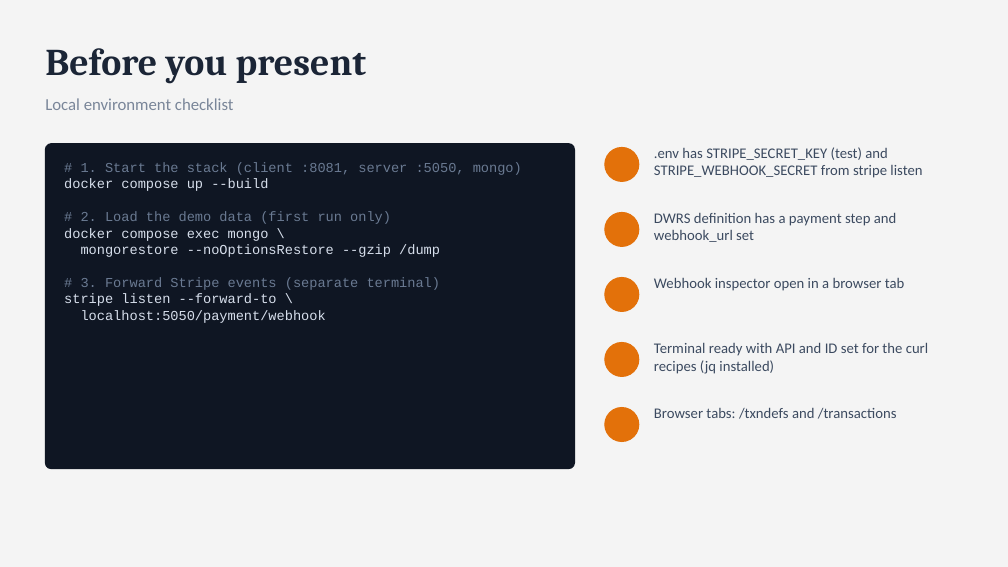
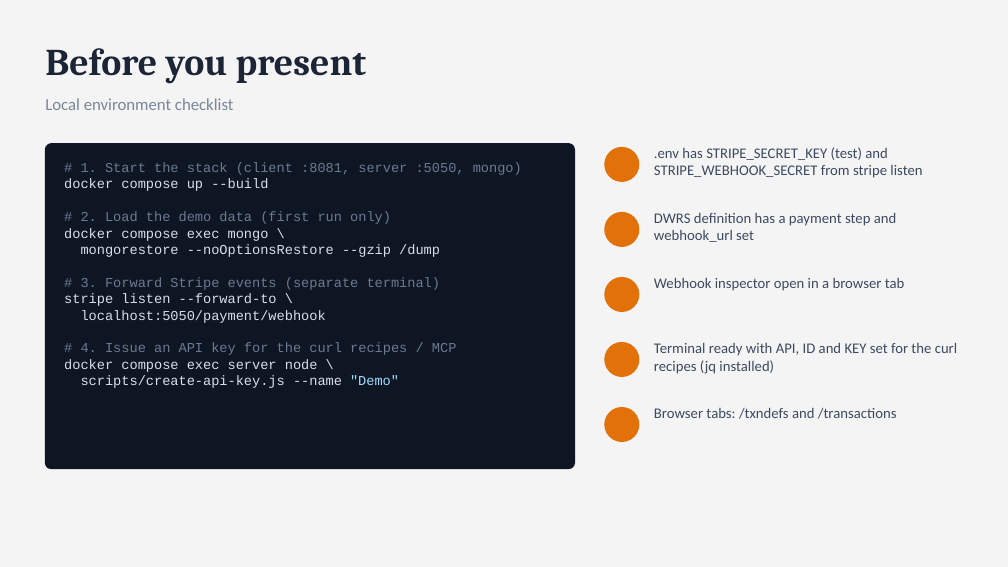
Before and after one commit to ideapod/dd-transactions, a slide deck: slide 20 of dd-transactions-demo.pptx (slide 15 before the commit). Drawn at 1008x567 pixels with LibreOffice and Linux fonts; fonts in the diff are those of the drawing; background and template pictures are left out. Boxes give left, top, right and bottom in pixels: in the first picture for what was removed or moved away, otherwise in the second. Text is boxed around its words. In the diff, an @@ line names an element or a change of style, - is before the commit and + after.

```diff
--- a/dd-transactions-demo.pptx
+++ b/dd-transactions-demo.pptx
@@ text at box(64, 342, 457, 388): paragraphs added @@
+# 4. Issue an API key for the curl recipes / MCP
+docker compose exec server node \
+scripts/create-api-key.js --name "Demo"
@@ text at box(654, 342, 957, 374): text changed @@
-Terminal ready with API and ID set for the curl recipes (jq installed)
+Terminal ready with API, ID and KEY set for the curl recipes (jq installed)
```
Also in this commit, not shown: 5 other slides changed, 5 slides added.
